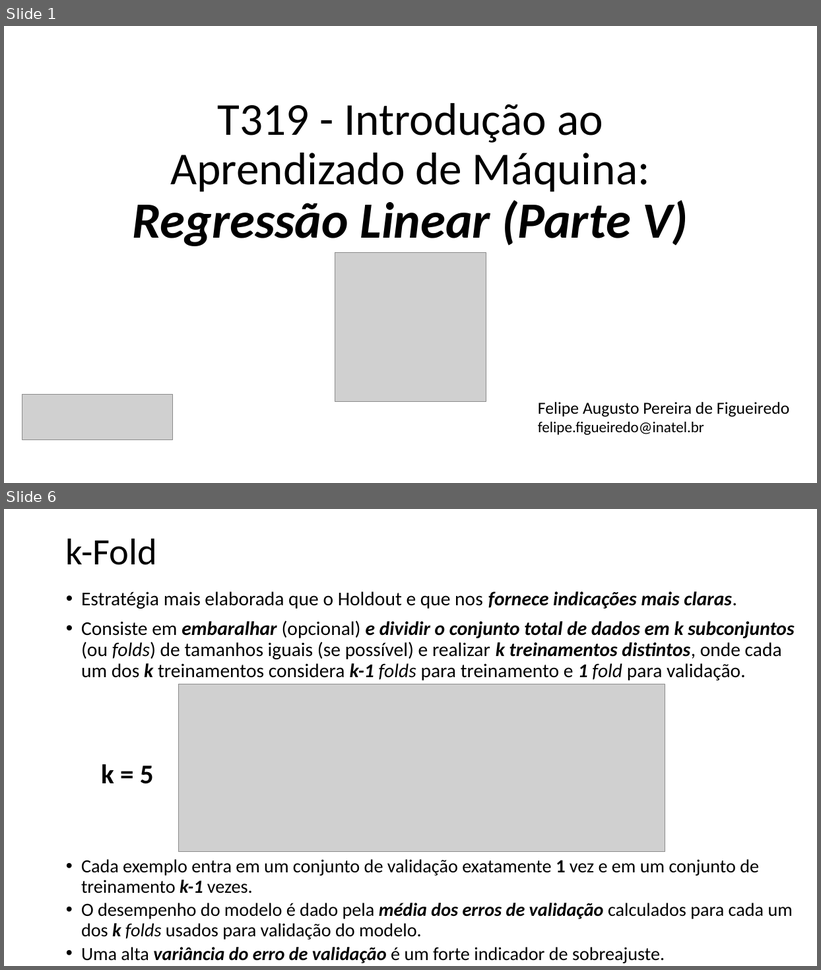
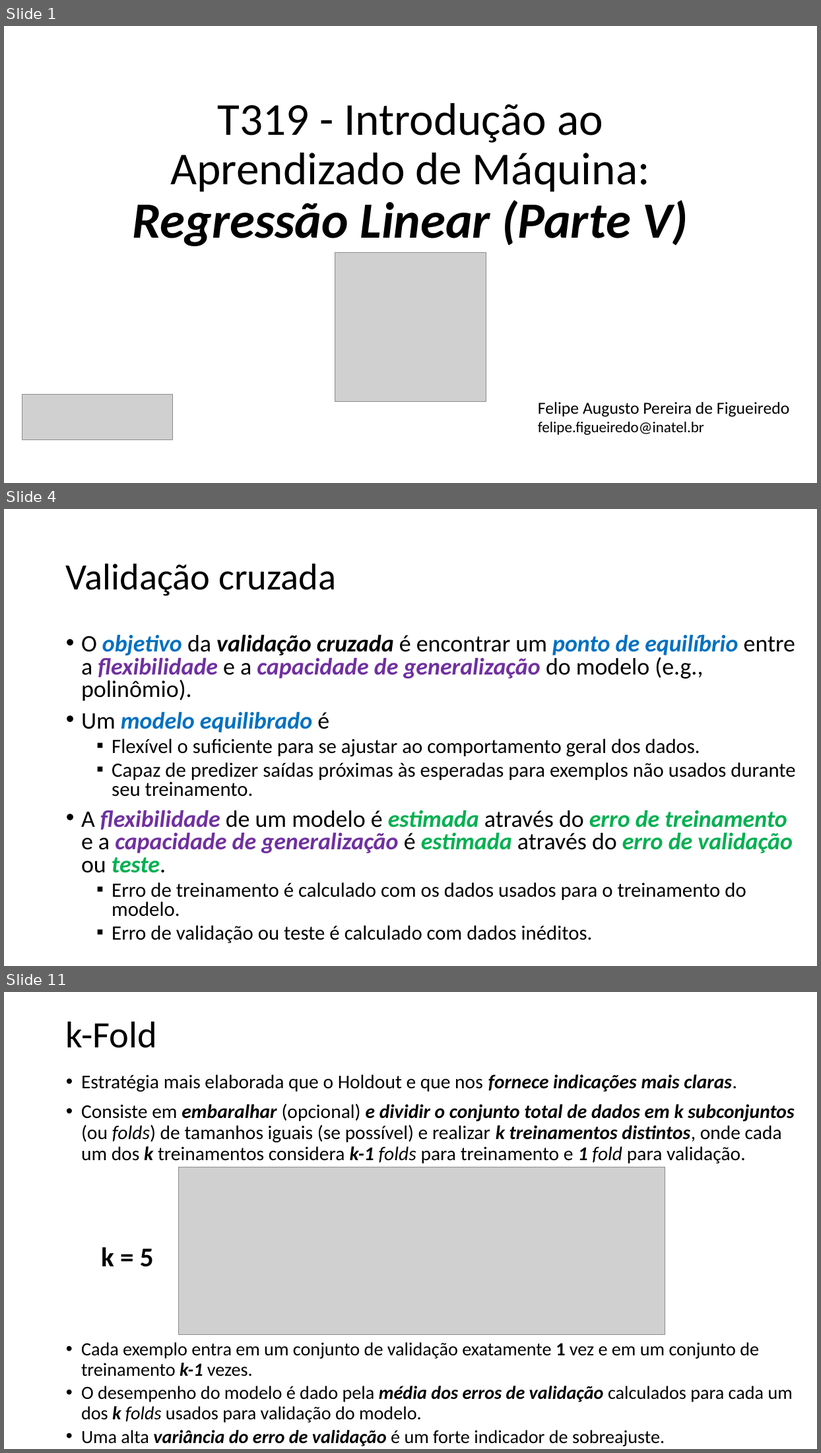
Before and after one commit to zz4fap/t319_aprendizado_de_maquina, a slide deck: slides/T319_Regressão_Linear (Parte V).pptx. Shown one above the other, each under a label of ours: slides 1 and 6 before the commit, slides 1, 4 and 11 after it; the slides between them are not shown. The pictures are 821x970 and 821x1453 pixels, drawn with LibreOffice and Linux fonts; fonts in the diff are those of the drawing; grey boxes stand for pictures. Boxes give left, top, right and bottom in pixels: in the first picture for what was removed or moved away, otherwise in the second. Text is boxed around its words. In the diff, an @@ line names an element or a change of style, - is before the commit and + after.

```diff
--- a/slides/T319_Regressão_Linear (Parte V).pptx
+++ b/slides/T319_Regressão_Linear (Parte V).pptx
@@ slide 4 added at <box>4,509,817,966</box>, background #FFFFFF @@
@@ title added at <box>66,563,336,596</box>, 44 pt, text #000000 @@
+Validação cruzada
@@ text added at <box>81,634,795,943</box>, 28 pt, text #000000 @@
+• O objetivo da validação cruzada é encontrar um ponto de equilíbrio entre a flexibilidade e a capacidade de generalização do modelo (e.g., polinômio).
+• Um modelo equilibrado é
+  ▪ Flexível o suficiente para se ajustar ao comportamento geral dos dados.
+  ▪ Capaz de predizer saídas próximas às esperadas para exemplos não usados durante seu treinamento.
+• A flexibilidade de um modelo é estimada através do erro de treinamento e a capacidade de generalização é estimada através do erro de validação ou teste.
+  ▪ Erro de treinamento é calculado com os dados usados para o treinamento do modelo.
+  ▪ Erro de validação ou teste é calculado com dados inéditos.
@@ what was slide 6 is now slide 11 @@
```
Also in this commit, not shown: 3 slides changed, 5 other slides added, 4 slides removed.
